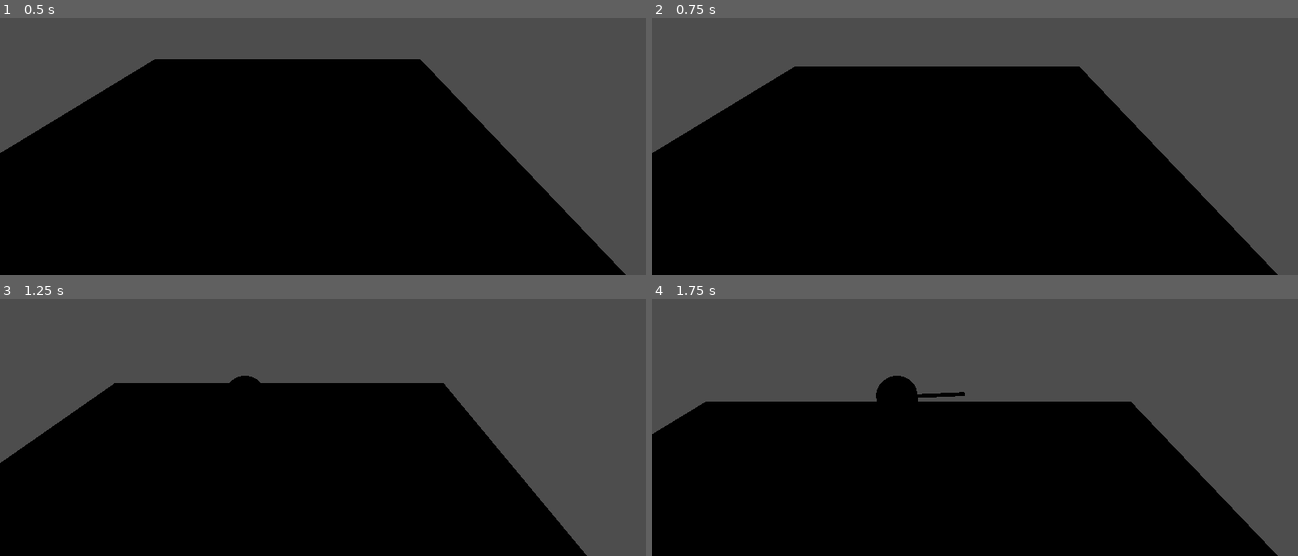
Above: before the commit, frames 1-4 (two rows, left to right).
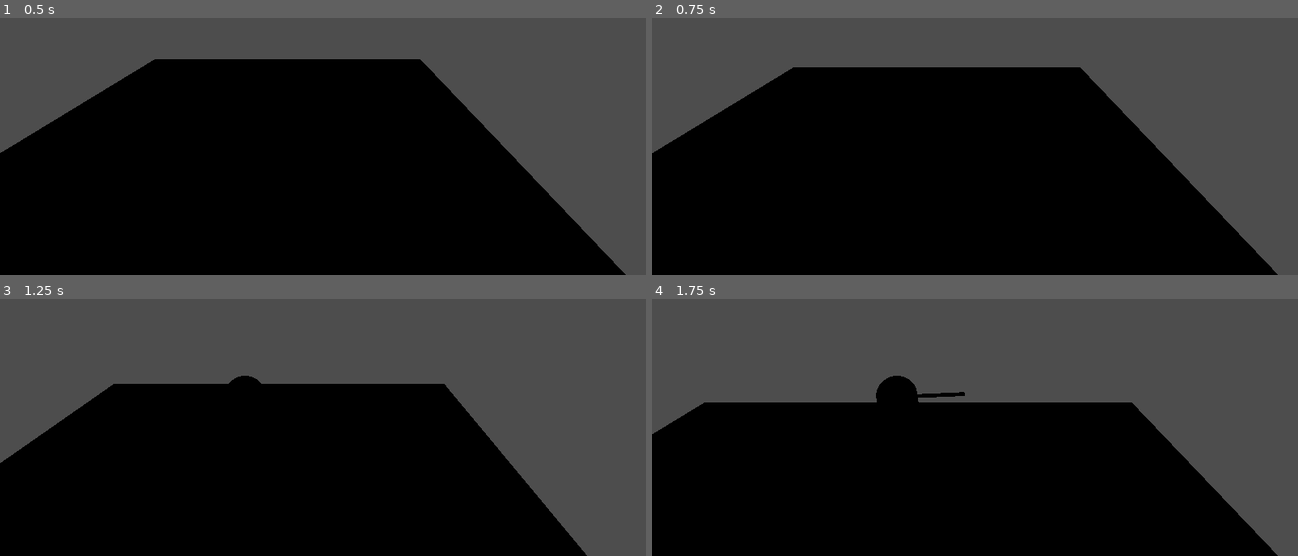
Above: after the commit, the same moments.

Repository: ztamagoru/Amatista-Studios
Game: Godot game, scene res://test.tscn
The game is run twice, just before and just after one commit, with the same random seed, the same clock (stepped at 60 frames per second) and the same inputs. This scene is started directly instead of the project's main scene. The engine's default icon, where the game draws it, is replaced by a stand-in: a white triangle on a blue panel in a dark square.
Inputs (mouse positions are in pixels of both pictures, inside the frame that each line leads up to):
- Up to frame 1 (0.5 s): no input
- Up to frame 2 (0.75 s): move the mouse to (942, 167) at 0.52 s; hold W (move_forward) from 0.53 s (still down); click (942, 167) at 0.67 s
- Up to frame 3 (1.25 s): keep holding W (move_forward); tap Space (move_jump) at 0.77 s
- Up to frame 4 (1.75 s): keep holding W (move_forward); move the mouse to (1168, 430) at 1.27 s; tap Space (move_jump) at 1.52 s

Frame 1 is identical in both runs. In frame 2, 0.2% of the frame differs, in the area x 0-96%, y 18-98%; in frame 3, 0.2%; in frame 4, 0.2%, in the area x 0-96%, y 39-98%.

Commit message:
added raycast 3d to player and interactable object class

Diff:
--- a/scenes/components/player/player.tscn
+++ b/scenes/components/player/player.tscn
@@ -18,10 +18,15 @@
 [sub_resource type="CapsuleMesh" id="CapsuleMesh_tw4o5"]
 radius = 0.05
 
-[node name="Player" type="CharacterBody3D" unique_id=2109264169 node_paths=PackedStringArray("camera", "timer")]
+[sub_resource type="CylinderShape3D" id="CylinderShape3D_aes0s"]
+radius = 3.0
+
+[node name="Player" type="CharacterBody3D" unique_id=2109264169 node_paths=PackedStringArray("camera", "timer", "raycast", "raycast_area") groups=["player"]]
 script = ExtResource("1_1xbud")
 camera = NodePath("Camera3D")
 timer = NodePath("Timer")
+raycast = NodePath("RayCast3D")
+raycast_area = NodePath("Area3D")
 
 [node name="CollisionShape3D" type="CollisionShape3D" parent="." unique_id=1087679022]
 transform = Transform3D(1, 0, 0, 0, 1, 0, 0, 0, 1, 0, 1, 0)
@@ -33,7 +38,7 @@
 skeleton = NodePath("..")
 
 [node name="MeshInstance3D3" type="MeshInstance3D" parent="." unique_id=1497152542]
-transform = Transform3D(-0.0010122496, 0, -0.99999946, 0, 1, 0, 0.99999946, 0, -0.0010122496, 0, 1.4555948, 0)
+transform = Transform3D(-4.3711385e-08, 0, -0.99999994, 0, 1, 0, 0.99999994, 0, -4.3711385e-08, 0, 1.4555948, 0)
 mesh = SubResource("SphereMesh_aes0s")
 skeleton = NodePath("..")
 
@@ -64,3 +69,13 @@
 [node name="Timer" type="Timer" parent="." unique_id=1483389585]
 wait_time = 0.5
 one_shot = true
+
+[node name="RayCast3D" type="RayCast3D" parent="." unique_id=424573531]
+transform = Transform3D(1, 0, 0, 0, 1, 0, 0, 0, 1, 0, 1.25, 0)
+target_position = Vector3(3, 0, 0)
+
+[node name="Area3D" type="Area3D" parent="." unique_id=635882565]
+
+[node name="CollisionShape3D" type="CollisionShape3D" parent="Area3D" unique_id=65676456]
+transform = Transform3D(1, 0, 0, 0, 1, 0, 0, 0, 1, 0, 1, 0)
+shape = SubResource("CylinderShape3D_aes0s")
--- /dev/null
+++ b/scripts/interactable/interactable.gd
@@ -0,0 +1,15 @@
+extends Node3D
+class_name Interactable
+
+# --
+
+var outline_material : StandardMaterial3D = preload("res://scripts/interactable/outline_material_3d.tres")
+
+# --
+
+@export var object_mesh : MeshInstance3D
+
+# --
+
+func _ready():
+	object_mesh.material_overlay = outline_material
--- /dev/null
+++ b/scripts/interactable/outline_material_3d.tres
@@ -0,0 +1,10 @@
+[gd_resource type="StandardMaterial3D" format=3 uid="uid://3dh1jucld5sj"]
+
+[sub_resource type="StandardMaterial3D" id="StandardMaterial3D_ut0xt"]
+cull_mode = 1
+shading_mode = 0
+grow = true
+grow_amount = 0.05
+
+[resource]
+next_pass = SubResource("StandardMaterial3D_ut0xt")
--- a/scripts/player/player.gd
+++ b/scripts/player/player.gd
@@ -1,7 +1,18 @@
 extends CharacterBody3D
+
+# --
 
 @export var camera : Camera3D
 @export var timer : Timer
+
+# --
+
+@export var raycast : RayCast3D
+@export var raycast_area : Area3D
+
+const raycast_max_distance : float = 3.0
+
+# --
 
 const speed : float = 5.0
 const crouch_speed : float = 4.0
@@ -12,6 +23,8 @@
 const jump_velocity : float = 4.5
 const gravity : float = 8.0
 
+# --
+
 var mouse_position
 var from
 var ray_lenght : float = 1000
@@ -19,6 +32,8 @@
 
 var projectile_scene = preload("res://scenes/components/projectiles/grenade.tscn")
 const shoot_cd : float = 0.5
+
+# --
 
 func _process(_delta) -> void:
 	if Input.is_key_pressed(KEY_ESCAPE):
@@ -35,6 +50,26 @@
 		target.y = $MeshInstance3D3.global_position.y
 		$MeshInstance3D3.look_at(target, Vector3.UP)
 
+		if raycast.enabled: rotate_raycast($MeshInstance3D3.global_transform.basis.z)
+
+
+func rotate_raycast(mesh_transform : Vector3):
+	var dir : Vector3 = -mesh_transform
+
+	dir.y = 0
+	dir = dir.normalized() * raycast_max_distance
+
+	raycast.target_position = dir
+
+#func _physics_process(_delta: float):
+	#for body in raycast_area.get_overlapping_bodies():
+		#if body.is_in_group("interactable"):
+			#raycast.enabled = true
+			#return
+	#
+	#raycast.enabled = false
+
+
 func _input(event: InputEvent):
 	if event is InputEventMouseButton and not timer.time_left > 0:
 		print("proyectil disparado")
Not shown, added: scripts/interactable/interactable.gd.uid
